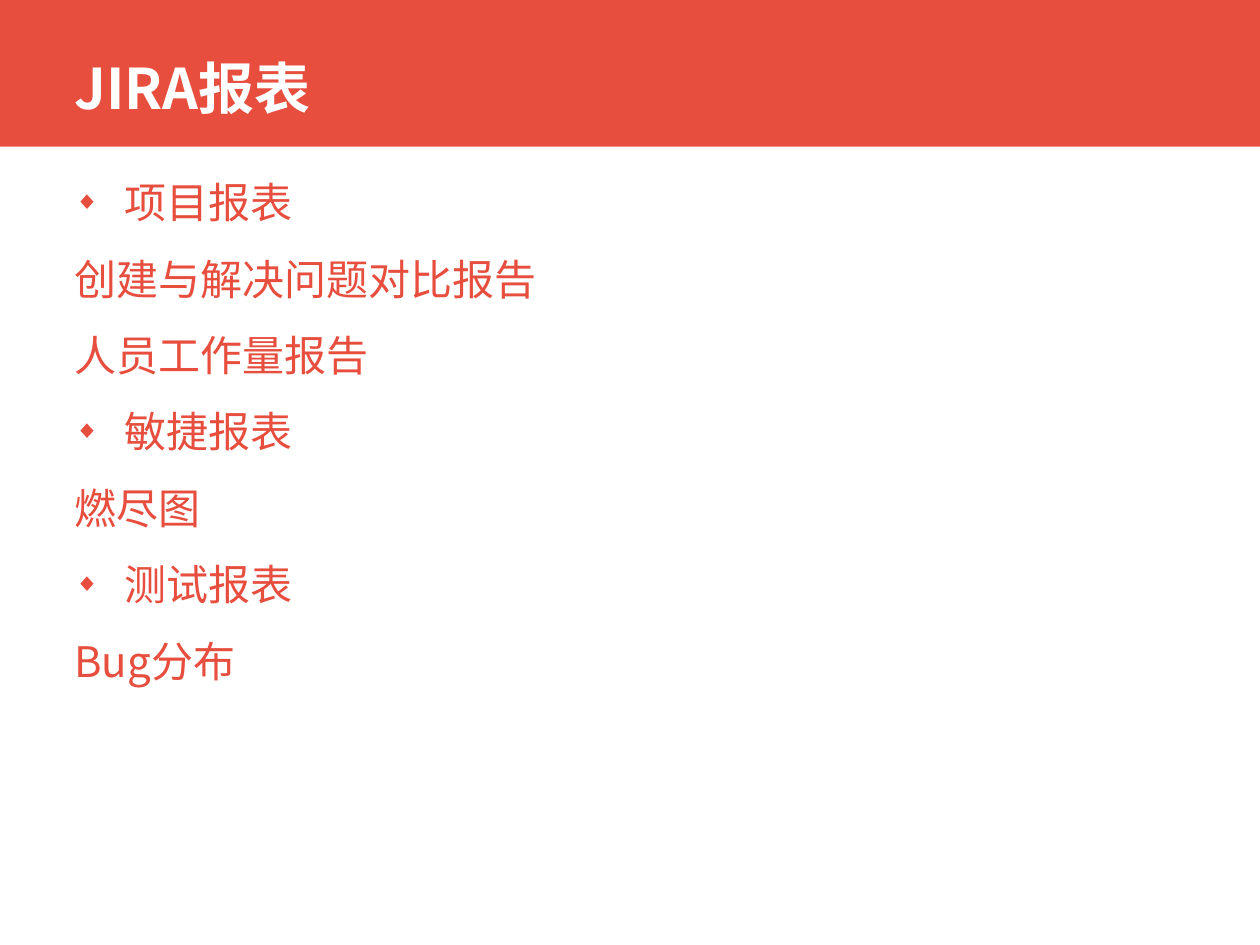
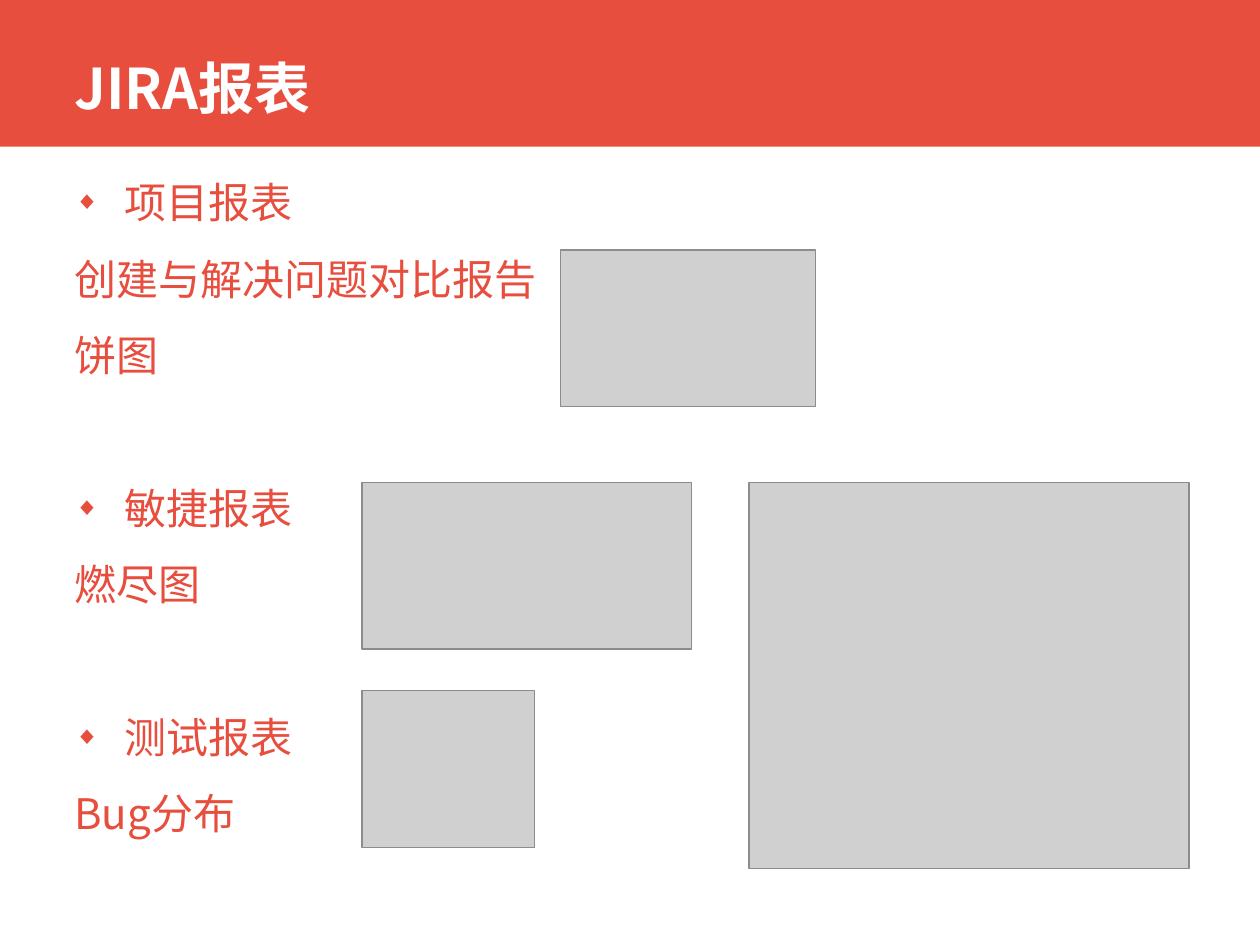
Before and after one commit to xianmomo/demo, a slide deck: slide 18 of 新员工入职指引/信息技术部常用管理平台使用.pptx. Drawn at 1260x945 pixels with LibreOffice and Linux fonts; fonts in the diff are those of the drawing; grey boxes stand for pictures; background and template pictures are left out. Boxes give left, top, right and bottom in pixels: in the first picture for what was removed or moved away, otherwise in the second. Text is boxed around its words. In the diff, an @@ line names an element or a change of style, - is before the commit and + after.

```diff
--- a/新员工入职指引/信息技术部常用管理平台使用.pptx
+++ b/新员工入职指引/信息技术部常用管理平台使用.pptx
@@ picture added at [561,249,815,406] @@
@@ text at [74,336,158,375]: text changed @@
-人员工作量报告
+饼图
@@ picture added at [362,483,690,649] @@
@@ picture added at [748,483,1188,868] @@
@@ picture added at [362,690,534,847] @@
```
Also in this commit, not shown: 3 other slides changed, 1 slide added, 3 other files.
